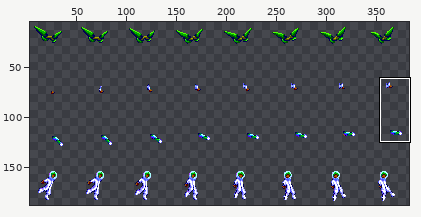
File history of a sprite sheet, Sprites/girl1-Sheet.png. The picture above shows the old version from afar; the outline marks the close-up.
Close-up. First the earlier version:
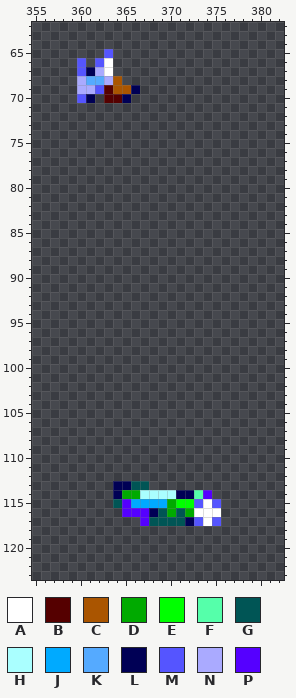
The file is 384x192 pixels. Shown: x 355..382, y 62..123. The wide view leaves out empty margins.
Palette (. is transparent): A #ffffff  B #550000  C #aa5500  D #00aa00  E #00ff00  F #55ffaa  G #005555  H #aaffff  J #00aaff  K #55aaff  L #000055  M #5555ff  N #aaaaff  P #5500ff
Pixels before, first column x 360:
 65 ...M............
 66 M.MA............
 67 MLNA............
 68 NKKNC...........
 69 NNMBCCL.........
 70 ML.BBL..........
 71 ................
 72 ................
 73 ................
 74 ................
 75 ................
 76 ................
 77 ................
 78 ................
 79 ................
 80 ................
 81 ................
 82 ................
 83 ................
 84 ................
 85 ................
 86 ................
 87 ................
 88 ................
 89 ................
 90 ................
 91 ................
 92 ................
 93 ................
 94 ................
 95 ................
 96 ................
 97 ................
 98 ................
 99 ................
100 ................
101 ................
102 ................
103 ................
104 ................
105 ................
106 ................
107 ................
108 ................
109 ................
110 ................
111 ................
112 ................
113 ....LLGG........
114 ....LDDHHHHLLFP.
115 ....GPJJJJDEEMAM
116 .....PPPLGDGDAAA
117 .......PGGGGLMAM
And afterwards:
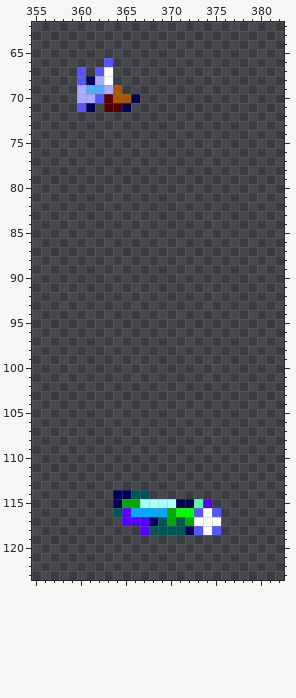
Author's note on the commit: added shoot Z and animations
Diff:
The author put colour A in row 118 at x 374.
Colour M becomes colour A in row 117 at x 373 and 375.
Colour N becomes colour A in row 68 at x 363.
The author put colour B in row 71 at x 363 to 364.
Colour B becomes colour C in row 70 at x 364.
Colour L becomes colour C in row 70 at x 365.
Colour G becomes colour D in row 117 at x 370.
Colour J becomes colour D in row 115 at x 366.
Colour L becomes colour D in row 117 at x 372.
Colour P becomes colour D in row 115 at x 365.
Colour D becomes colour E in row 116 at x 372.
Colour G becomes colour E in row 116 at x 371.
Colour M becomes colour F in row 115 at x 373.
The author put colour G in row 116 at x 364; in row 118 at x 368 to 371.
Colour D becomes colour G in row 114 at x 366.
Colour H becomes colour G in row 114 at x 367.
Colour D becomes colour H in row 115 at x 370.
Colour J becomes colour H in row 115 at x 367 to 369.
Colour G becomes colour J in row 116 at x 369.
Colour L becomes colour J in row 116 at x 368.
Colour P becomes colour J in row 116 at x 366 to 367.
Colour M becomes colour K in row 69 at x 362.
Colour N becomes colour K in row 69 at x 361.
The author put colour L in row 70 at x 366; in row 71 at x 361 and 365; in row 118 at x 372.
Colour D becomes colour L in row 114 at x 365.
Colour E becomes colour L in row 115 at x 371 to 372.
Colour G becomes colour L in row 115 at x 364; in row 117 at x 368.
Colour K becomes colour L in row 68 at x 361.
The author put colour M in row 70 at x 362; in row 71 at x 360; in row 118 at x 373 and 375.
Colour A becomes colour M in row 66 at x 363; in row 116 at x 373 and 375.
Colour N becomes colour M in row 67 at x 362; in row 68 at x 360.
Colour B becomes colour N in row 69 at x 363.
Colour K becomes colour N in row 68 at x 362.
Colour L becomes colour N in row 70 at x 361.
Colour M becomes colour N in row 70 at x 360.
The author put colour P in row 117 at x 365 to 366; in row 118 at x 367.
Colour A becomes colour P in row 115 at x 374.
The edit erases colour C in row 68 at x 364; in row 69 at x 365.
The edit erases colour F in row 114 at x 373.
The edit erases colour G in row 113 at x 366 to 367.
The edit erases colour H in row 114 at x 368 to 370.
The edit erases colour L in row 67 at x 361; in row 69 at x 366; in row 113 at x 364 to 365; in row 114 at x 371 to 372.
The edit erases colour M in row 65 at x 363; in row 66 at x 360 and 362; in row 115 at x 375.
The edit erases colour P in row 114 at x 374.
